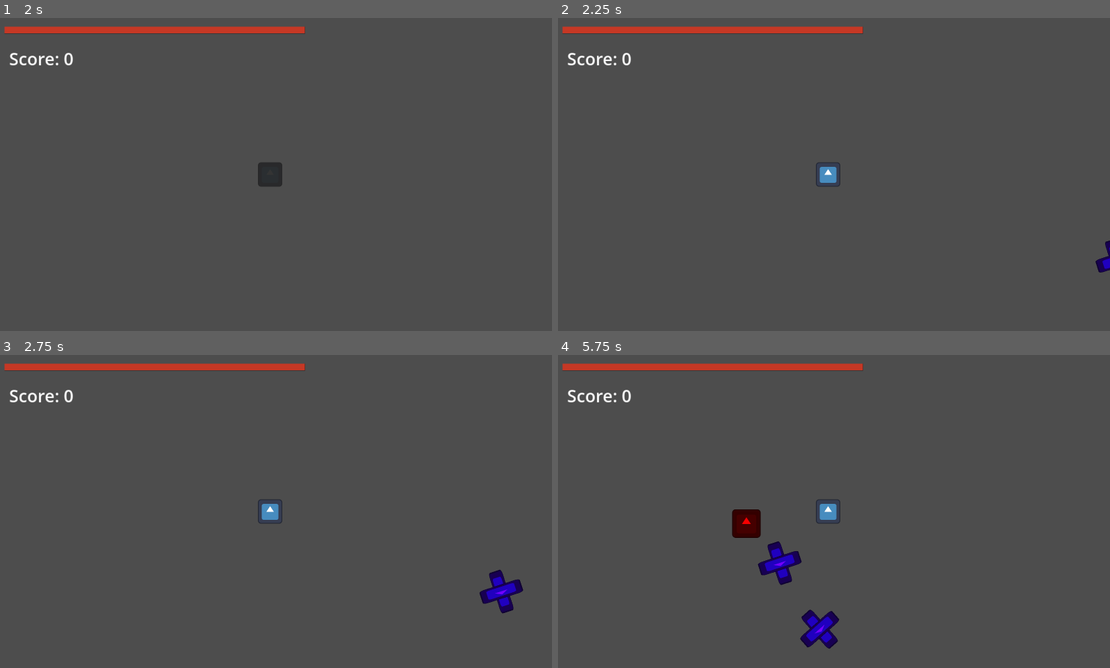
Above: before the commit, frames 1-4 (two rows, left to right).
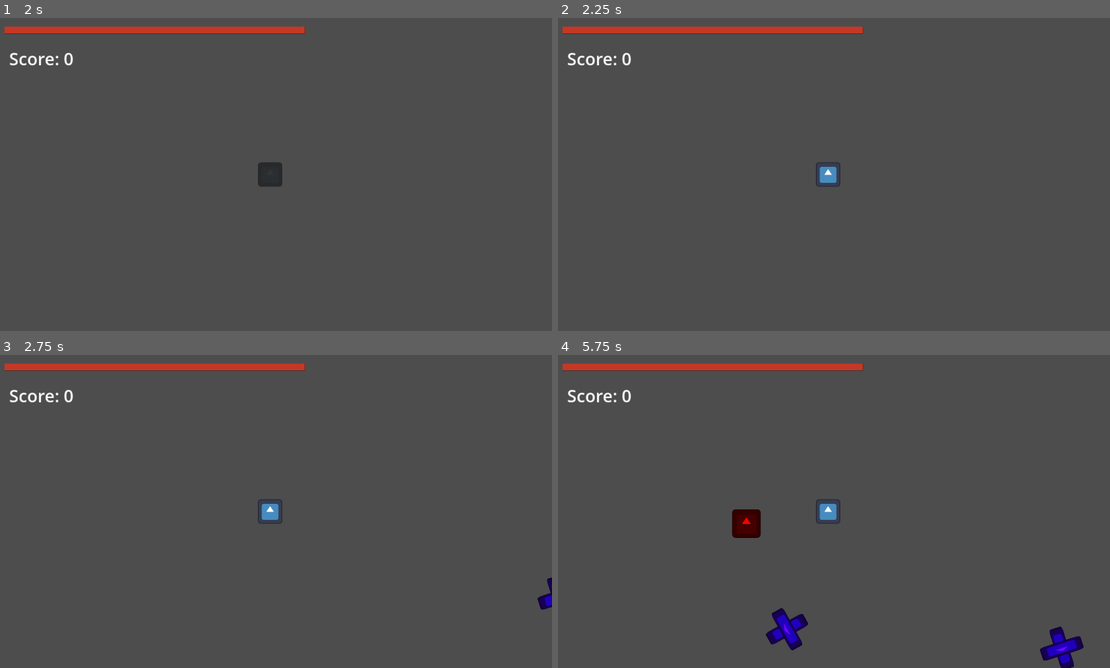
Above: after the commit, the same moments.

Repository: MonkMir/tether-game
Game: Godot game, scene res://scenes/main.tscn
The game is run twice, just before and just after one commit, with the same random seed, the same clock (stepped at 60 frames per second) and the same inputs. The engine's default icon, where the game draws it, is replaced by a stand-in: a white triangle on a blue panel in a dark square.
Inputs (mouse positions are in pixels of both pictures, inside the frame that each line leads up to):
- Up to frame 1 (2 s): tap Enter (Enter) at 0.5 s; move the mouse to (397, 158) at 0.52 s; press the mouse at (397, 158) at 0.53 s; tap Mouse wheel up (Scroll Up) at 0.6, 1.55 s; tap Space at 1.25 s; move the mouse to (160, 190) at 1.27 s; release the mouse at (160, 190) at 1.28 s; click (160, 190) at 1.35 s
- Up to frame 2 (2.25 s): tap Enter (Enter) at 2, 2.1 s; move the mouse to (889, 105) at 2.02 s; press the mouse at (889, 105) at 2.03 s
- Up to frame 3 (2.75 s): no input
- Up to frame 4 (5.75 s): move the mouse to (806, 574) at 2.77 s; release the mouse at (806, 574) at 2.78 s; tap Mouse wheel up (Scroll Up) at 2.85, 4.35 s; move the mouse to (999, 558) at 3.52 s; press the mouse at (999, 558) at 3.53 s; move the mouse to (662, 464) at 4.27 s; release the mouse at (662, 464) at 4.28 s; move the mouse to (861, 511) at 5.02 s; press the mouse at (861, 511) at 5.03 s

Frame 1 is identical in both runs. In frame 2, 0.1% of the frame differs, in the area x 97-100%, y 71-82%; in frame 3, 0.7%; in frame 4, 2.2%, in the area x 36-96%, y 59-100%.

Commit message:
Fix infinite spawning. Despawn automatically
Enemies, dummies, and projectiles are deleted
automatically when not in use.
Enemy spawner won't spawn if player is dead or
enemy limit is met.

Diff:
--- a/scenes/main.tscn
+++ b/scenes/main.tscn
@@ -40,7 +40,7 @@
 parabolicScene = ExtResource("11_mpg2q")
 
 [node name="Timer" type="Timer" parent="EnemySpawner" unique_id=394046482]
-wait_time = 2.0
+wait_time = 2.5
 autostart = true
 
 [node name="ScoreLabel" type="Label" parent="." unique_id=1923520075]
--- a/scenes/player.tscn
+++ b/scenes/player.tscn
@@ -45,11 +45,6 @@
 
 [node name="HealthBar" parent="HealthBarCanvas" unique_id=993042800 instance=ExtResource("6_d2wvv")]
 
-[node name="Tether" type="DampedSpringJoint2D" parent="." unique_id=1080168469]
-node_a = NodePath("..")
-
-[node name="Line2D" type="Line2D" parent="Tether" unique_id=1432720532]
-
 [node name="TetherCooldown" type="Timer" parent="." unique_id=1620952528]
 wait_time = 1.5
 one_shot = true
--- a/scenes/projectiles/laser.tscn
+++ /dev/null
@@ -1,22 +0,0 @@
-[gd_scene format=3 uid="uid://dn38k55g4gkch"]
-
-[ext_resource type="Script" uid="uid://l6u7x6shgx6b" path="res://scripts/projectiles/Laser.gd" id="1_nwt4g"]
-[ext_resource type="Texture2D" uid="uid://y60tccnywvsf" path="res://assets/icon.svg" id="2_e6ads"]
-
-[sub_resource type="CapsuleShape2D" id="CapsuleShape2D_oqlnb"]
-radius = 7.0
-height = 36.0
-
-[node name="PlayerLaser" type="Area2D" unique_id=1683090038]
-script = ExtResource("1_nwt4g")
-metadata/_edit_group_ = true
-
-[node name="PlayerLaserSprite" type="Sprite2D" parent="." unique_id=1859110821]
-rotation = 1.5708
-texture = ExtResource("2_e6ads")
-
-[node name="PlayerLaserCollision" type="CollisionShape2D" parent="." unique_id=1312822032]
-rotation = 1.5708
-shape = SubResource("CapsuleShape2D_oqlnb")
-
-[connection signal="area_entered" from="." to="." method="_on_area_entered"]
--- a/scripts/custom-classes/dummy_class.gd
+++ b/scripts/custom-classes/dummy_class.gd
@@ -1,24 +1,47 @@
 extends RigidBody2D
 class_name Dummy
+
 #DESPAWN LOGIC
 @onready var player : Node
 @onready var area := $Area2D
+@onready var camera := get_node("/root/Main/Camera2D")
+@onready var healthBar := $HealthBar
+@onready var healthIndicatorBar := $HealthBar/HealthIndicatorBar
 
 var attackPower : float
-
-
+var health : float = 50
 var speedLimit : int = 1850
 var currentSpeed : float
+
+var timeOutOfBoundsSeconds : float = 0.0
+var maxOffscreenTimeSeconds : float = 5.0
 
 func _ready():
 	player = get_player()
 	area.area_entered.connect(_on_area_entered)
 
+	healthIndicatorBar.size = Vector2(600, 90)
+	#replace position.y value with a less magical number. sprite.get_rect().size.y + headroom
+	healthIndicatorBar.position = Vector2(-healthIndicatorBar.size.x / 2, -512)
+	healthBar._init_health(health)
 
-func _physics_process(_delta):
+
+
+func _physics_process(delta):
+	print("Instance ID: ", get_instance_id(), " | Health: ", health)
+	healthBar.health = health
 	currentSpeed = linear_velocity.length()
 	#What is magic number here?
 	attackPower = linear_velocity.length() / 35
+
+	if get_despawn_rect().has_point(global_position):
+		timeOutOfBoundsSeconds = 0.0
+	else:
+		timeOutOfBoundsSeconds += delta
+		if timeOutOfBoundsSeconds >= maxOffscreenTimeSeconds:
+			if !player or self != player.newDummy:
+				print("despawn")
+				queue_free()
 
 
 func _on_area_entered(_area):
@@ -27,3 +50,12 @@
 
 func get_player() -> Node:
 	return get_tree().get_first_node_in_group("player")
+
+func get_static_camera_rect() -> Rect2:
+	var cameraSize = get_viewport_rect().size / camera.zoom
+	var cameraCornerTopLeft := Vector2(camera.global_position - (cameraSize / 2))
+
+	return Rect2(cameraCornerTopLeft, cameraSize)
+
+func get_despawn_rect() -> Rect2:
+	return get_static_camera_rect().grow(100)
--- a/scripts/custom-classes/enemy_class.gd
+++ b/scripts/custom-classes/enemy_class.gd
@@ -10,10 +10,10 @@
 @onready var healthBar := $HealthBar
 @onready var healthIndicatorBar := $HealthBar/HealthIndicatorBar
 @onready var sprite := $Sprite2D
-@onready var collision = $CollisionShape2D
+@onready var collision := $CollisionShape2D
+@onready var camera := get_node("/root/Main/Camera2D")
 
 @export var speed : float
-
 
 func _ready():
 	player = get_player()
@@ -22,6 +22,11 @@
 	healthBar._init_health(health)
 
 func _process(_delta):
+
+	if !player and get_despawn_rect().has_point(global_position) == false:
+		queue_free()
+
+
 	if health <= 0:
 		die()
 
@@ -33,6 +38,15 @@
 func get_player() -> Node:
 	return get_tree().get_first_node_in_group("player")
 
+func get_static_camera_rect() -> Rect2:
+	var cameraSize = get_viewport_rect().size / camera.zoom
+	var cameraCornerTopLeft := Vector2(camera.global_position - (cameraSize / 2))
+
+	return Rect2(cameraCornerTopLeft, cameraSize)
+
+func get_despawn_rect() -> Rect2:
+	return get_static_camera_rect().grow(100)
+
 func receive_dam_param(damage):
 	health -= damage
 	healthBar.health = health
--- /dev/null
+++ b/scripts/custom-classes/projectile_class.gd
@@ -0,0 +1,38 @@
+extends Area2D
+class_name Projectile
+
+@onready var player : Node
+@onready var area := $Area2D
+@onready var camera := get_node("/root/Main/Camera2D")
+
+var attackPower : float
+
+var speedLimit : int = 1850
+var currentSpeed : float
+
+var timeOutOfBoundsSeconds : float = 0.0
+var maxOffscreenTimeSeconds : float = 3.0
+
+func _ready():
+	player = get_player()
+
+func _process(delta):
+	if get_despawn_rect().has_point(global_position):
+		timeOutOfBoundsSeconds = 0.0
+	else:
+		timeOutOfBoundsSeconds += delta
+		if timeOutOfBoundsSeconds >= maxOffscreenTimeSeconds:
+			queue_free()
+
+
+func get_player() -> Node:
+	return get_tree().get_first_node_in_group("player")
+
+func get_static_camera_rect() -> Rect2:
+	var cameraSize = get_viewport_rect().size / camera.zoom
+	var cameraCornerTopLeft := Vector2(camera.global_position - (cameraSize / 2))
+
+	return Rect2(cameraCornerTopLeft, cameraSize)
+
+func get_despawn_rect() -> Rect2:
+	return get_static_camera_rect().grow(100)
--- a/scripts/dummies/bomber_dummy.gd
+++ b/scripts/dummies/bomber_dummy.gd
@@ -3,7 +3,7 @@
 @export var explosion_scene : PackedScene
 
 @onready var main := get_node("/root/Main")
-@onready var timer := $Timer
+@onready var selfDestructTimer := $Timer
 
 enum State{
 	PASSIVE,
@@ -12,8 +12,12 @@
 var state := State.PASSIVE
 
 
-func _physics_process(_delta):
-	#Do not call super(). Let explosion handle contact damage
+func _physics_process(delta):
+	super(delta)
+	#Set to zero to allow the explosion to handle the damage
+	attackPower = 0
+
+
 	currentSpeed = linear_velocity.length()
 
 	match state:
@@ -26,8 +30,8 @@
 					state = State.SPECIAL
 
 		State.SPECIAL:
-			if timer.time_left == 0:
-				timer.start()
+			if selfDestructTimer.time_left == 0:
+				selfDestructTimer.start()
 
 func _on_in_trigger_range(_area):
 	self_destruct()
--- a/scripts/other-scripts/EnemySpawner.gd
+++ b/scripts/other-scripts/EnemySpawner.gd
@@ -5,11 +5,20 @@
 @export var parabolicScene: PackedScene
 
 var newEnemy
+var player : Node
+
+var maxEnemies : int = 15
+
 
 func _ready():
+	player = get_player()
 	spawn_enemy()
 
 func spawn_enemy():
+	if !player:
+		return
+	if get_tree().get_nodes_in_group("enemies").size() >= maxEnemies:
+		return
 
 	#From Outside of Script
 
@@ -38,3 +47,6 @@
 	self.add_child(newEnemy)
 	newEnemy.position.x = x
 	newEnemy.position.y = randY
+
+func get_player() -> Node:
+	return get_tree().get_first_node_in_group("player")
--- a/scripts/projectiles/Laser.gd
+++ /dev/null
@@ -1,13 +0,0 @@
-extends Node2D
-
-@export var speed = 1500
-
-func _process(delta):
-
-	self.position.x += speed * delta
-
-
-func _on_area_entered(otherArea):
-
-	if otherArea.is_in_group("enemy"):
-		self.queue_free()
--- a/scripts/projectiles/explosion.gd
+++ b/scripts/projectiles/explosion.gd
@@ -1,4 +1,4 @@
-extends Area2D
+extends Projectile
 
 const ATK_POWER := 60
 const PLAYER_DAM := 20
@@ -7,9 +7,11 @@
 @onready var sprite := $Sprite2D
 
 func _ready():
+	super()
 	timer.start()
 
 func _process(delta):
+	super(delta)
 	sprite.scale += Vector2(7, 7) * delta
 
 func _on_area_entered(area):
--- a/scripts/projectiles/parabolic_dart.gd
+++ b/scripts/projectiles/parabolic_dart.gd
@@ -1,8 +1,6 @@
-extends Area2D
+extends Projectile
 
 const ATK_POWER := 5
-
-@onready var player := get_node("/root/Main/Player")
 
 var startPoint : Vector2
 var endPoint : Vector2
@@ -20,6 +18,7 @@
 var finalSpeed := 420
 
 func _ready():
+	super()
 	if player:
 		endPoint = player.position
 	startPoint = global_position
@@ -31,6 +30,7 @@
 	controlPoint = midPoint + controlPerpDist * plusOrMinus * perpDir
 	finalDir = (endPoint - controlPoint).normalized()
 func _process(delta):
+	super(delta)
 
 	rotation += 20 * delta
 
@@ -40,6 +40,6 @@
 	else:
 		position += finalSpeed * finalDir * delta
 
-func _on_player_entered(area):
-	if area.is_in_group("player"):
+func _on_player_entered(_area):
+	if _area.is_in_group("player"):
 		player.receive_dam_param(ATK_POWER)
--- a/tether.gd
+++ b/tether.gd
@@ -14,36 +14,38 @@
 		dummy = player.newDummy
 
 func _physics_process(_delta):
-	if player:
-		if player.isTethered == false:
-			queue_free()
-		else:
-			line.clear_points()
-			line.add_point(player.position - global_position)
-			line.add_point(dummy.position - global_position)
+	if !player:
+		queue_free()
+		return
 
-		pointDistance = line.get_point_position(0).distance_to(line.get_point_position(1))
+	if !dummy or player.isTethered == false:
+		player.isTethered = false
+		queue_free()
+		return
 
-		if pointDistance >= maxLength:
-			apply_elastic_force()
+	line.clear_points()
+	line.add_point(player.position - global_position)
+	line.add_point(dummy.position - global_position)
+
+	pointDistance = line.get_point_position(0).distance_to(line.get_point_position(1))
+
+	if pointDistance >= maxLength:
+		apply_elastic_force()
 
 
-		##What I really want is to make a formula to get to max within x variable seconds under ideal conditions
-		#var speedIncreaseThreshold := 10
-		#if dummy.currentSpeed >= dummy.speedLimit - speedIncreaseThreshold:
-			#dummy.speedLimit += 150 * delta
-		#else:
-			#dummy.speedLimit -= 300 * delta
+	##What I really want is to make a formula to get to max within x variable seconds under ideal conditions
+	#var speedIncreaseThreshold := 10
+	#if dummy.currentSpeed >= dummy.speedLimit - speedIncreaseThreshold:
+		#dummy.speedLimit += 150 * delta
+	#else:
+		#dummy.speedLimit -= 300 * delta
 
-		## DEBUG TOOLS
+	## DEBUG TOOLS
 
-		if Input.is_action_just_pressed("Scroll Up"):
-			maxLength -= 20
-		elif Input.is_action_just_pressed("Scroll Down"):
-				maxLength += 20
-
-	elif !player:
-		queue_free()
+	if Input.is_action_just_pressed("Scroll Up"):
+		maxLength -= 20
+	elif Input.is_action_just_pressed("Scroll Down"):
+			maxLength += 20
 
 @export var springStiffness : float = 1.125
 
Not shown, added: scripts/custom-classes/projectile_class.gd.uid
Not shown, removed: scripts/projectiles/Laser.gd.uid
